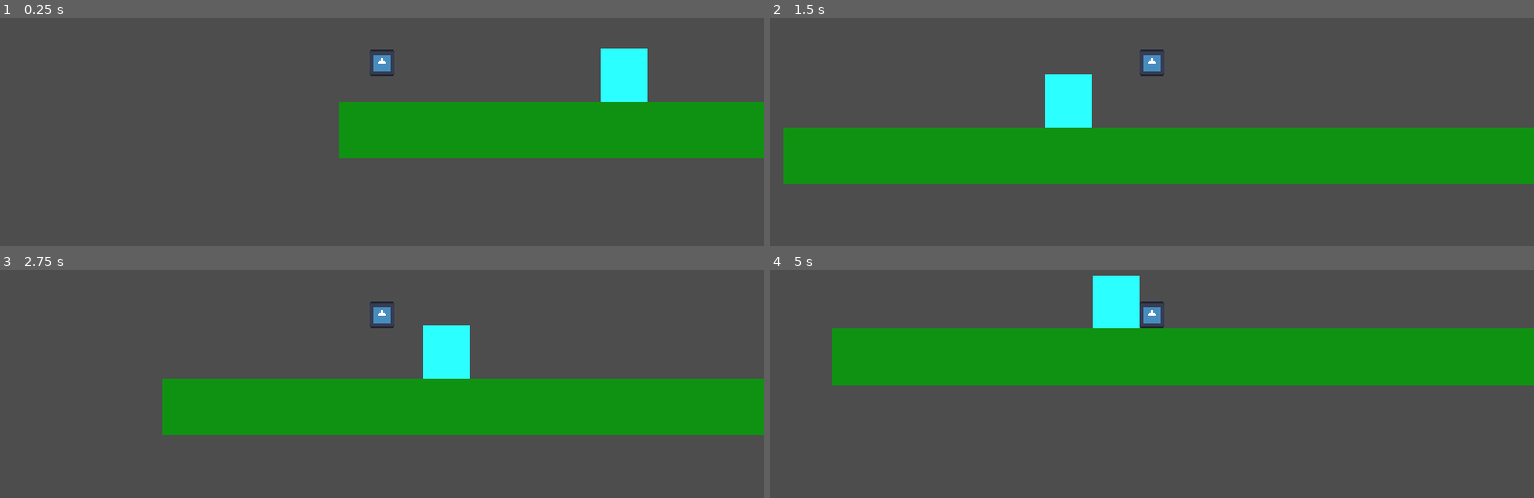
Above: before the commit, frames 1-4 (two rows, left to right).
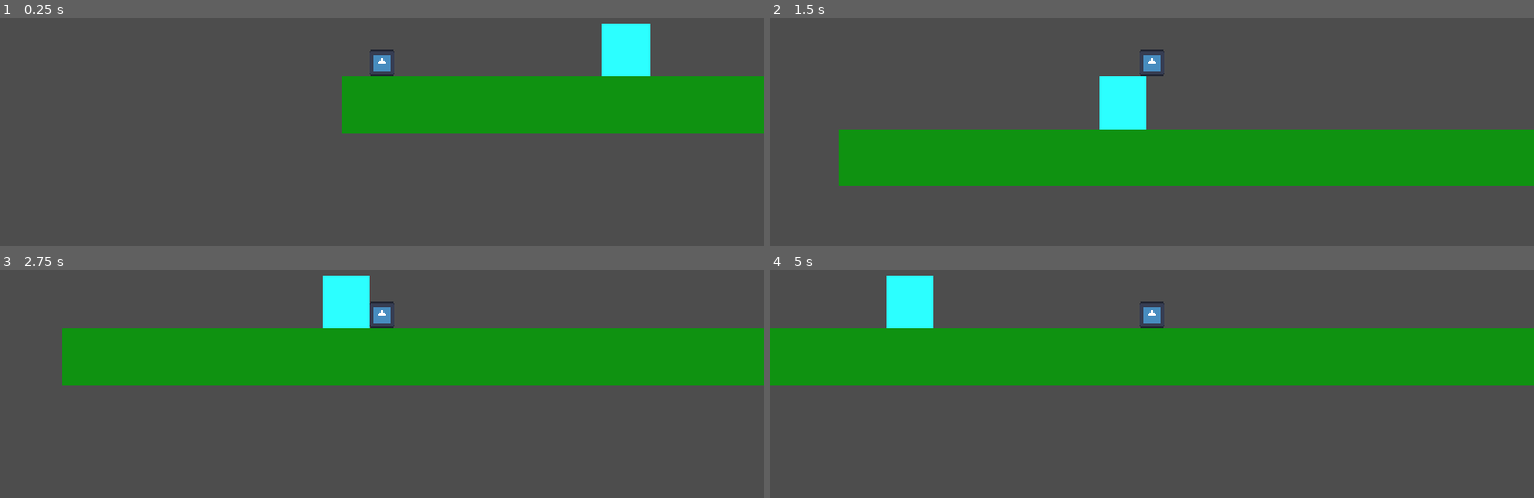
Above: after the commit, the same moments.

Repository: wazuwazu55/Game-Jam-week-two
Game: Godot game, scene res://node_2d.tscn
The game is run twice, just before and just after one commit, with the same random seed, the same clock (stepped at 60 frames per second) and the same inputs. The engine's default icon, where the game draws it, is replaced by a stand-in: a white triangle on a blue panel in a dark square.
Inputs:
- Up to frame 1 (0.25 s): no input
- Up to frame 2 (1.5 s): hold Shift (sprint) 0.53-1.28 s; hold D (right) from 0.53 s (still down); tap Space (jump) at 0.77, 0.8, 1.07, 1.35 s
- Up to frame 3 (2.75 s): tap Space (jump) at 1.52, 1.82, 2.3 s; tap Shift (sprint) at 1.55 s; release D (right) at 2.03 s; hold A (left) from 2.03 s (still down); hold Shift (sprint) from 2.03 s (still down)
- Up to frame 4 (5 s): release A (left) at 2.78 s; release Shift (sprint) at 2.78 s; hold D (right) 2.78-4.28 s; tap Shift (sprint) at 2.85, 4.35 s; tap Space (jump) at 3.02, 3.32, 3.6, 3.77, 4.07, 4.52, 4.82 s; hold A (left) from 4.28 s (still down)

The runs differ from the first frame. In frame 1, 13% of the frame differs, in the area x 44-100%, y 2-62%; in frame 2, 6.1%; in frame 3, 39%, in the area x 8-100%, y 2-73%; in frame 4, 4.9%.

Commit message:
movement changes
modified movement script to provide somewhat more realistic movement / velocity

Diff:
--- a/gamejamweek2/Player_Movement.gd
+++ b/gamejamweek2/Player_Movement.gd
@@ -1,28 +1,29 @@
 extends CharacterBody2D
 
 
-var SPEED = 150.0
-const JUMP_VELOCITY = -400.0
-
+var speed = 150.0
+var sprint_speed = 300.0
+var acceleration = 800.0
+var deceleration = 600.0
+var jump_velocity = -400.0
 
 func _physics_process(delta: float) -> void:
-	# Add the gravity.
+	# Apply gravity
 	if not is_on_floor():
-		velocity += get_gravity() * delta
-
-	# Handle jump.
+		velocity.y += get_gravity().y * delta
+	# Handle jump
 	if Input.is_action_just_pressed("jump") and is_on_floor():
-		velocity.y = JUMP_VELOCITY
-	if Input.is_action_just_pressed("sprint"):
-		SPEED = 300.0
-	if Input.is_action_just_released("sprint"):
-		SPEED = 150.0
-	# Get the input direction and handle the movement/deceleration.
-	# As good practice, you should replace UI actions with custom gameplay actions.
+		velocity.y = jump_velocity
+	# Sprint toggle
+	var current_max_speed :float = speed
+	if Input.is_action_pressed("sprint"):
+		current_max_speed = sprint_speed
+	#Horizontal movement input
 	var direction := Input.get_axis("left", "right")
 	if direction:
-		velocity.x = direction * SPEED
+		#Accelerate
+		velocity.x = move_toward(velocity.x, direction * current_max_speed, acceleration * delta)
 	else:
-		velocity.x = move_toward(velocity.x, 0, SPEED)
-
+		#Decelerate
+		velocity.x = move_toward(velocity.x, 0, deceleration * delta)
 	move_and_slide()
--- a/gamejamweek2/node_2d.tscn
+++ b/gamejamweek2/node_2d.tscn
@@ -38,22 +38,22 @@
 mesh = SubResource("QuadMesh_orrq1")
 
 [node name="CharacterBody2D" type="CharacterBody2D" parent="Game" unique_id=1538495168]
-position = Vector2(25, 548)
+position = Vector2(23, 593)
 script = ExtResource("1_0e48y")
 
 [node name="CollisionShape2D" type="CollisionShape2D" parent="Game/CharacterBody2D" unique_id=421679409]
 shape = SubResource("RectangleShape2D_eaghv")
 
-[node name="MeshInstance2D" type="MeshInstance2D" parent="Game/CharacterBody2D/CollisionShape2D" unique_id=1814439143]
-rotation = 3.1382167
-scale = Vector2(19.991613, 20.050776)
-mesh = SubResource("QuadMesh_vyfme")
-texture = ExtResource("2_epypp")
-
 [node name="Camera2D" type="Camera2D" parent="Game/CharacterBody2D" unique_id=828360797]
 position = Vector2(1.9073486e-06, 6.1035156e-05)
 scale = Vector2(0.5525728, -0.45497188)
 zoom = Vector2(1.925, 1.925)
+
+[node name="MeshInstance2D" type="MeshInstance2D" parent="Game/CharacterBody2D" unique_id=1814439143]
+rotation = -3.1415925
+scale = Vector2(19.991613, 20.050776)
+mesh = SubResource("QuadMesh_vyfme")
+texture = ExtResource("2_epypp")
 
 [node name="StaticBody2D" type="StaticBody2D" parent="Game" unique_id=942489815]
 position = Vector2(214, 584)
